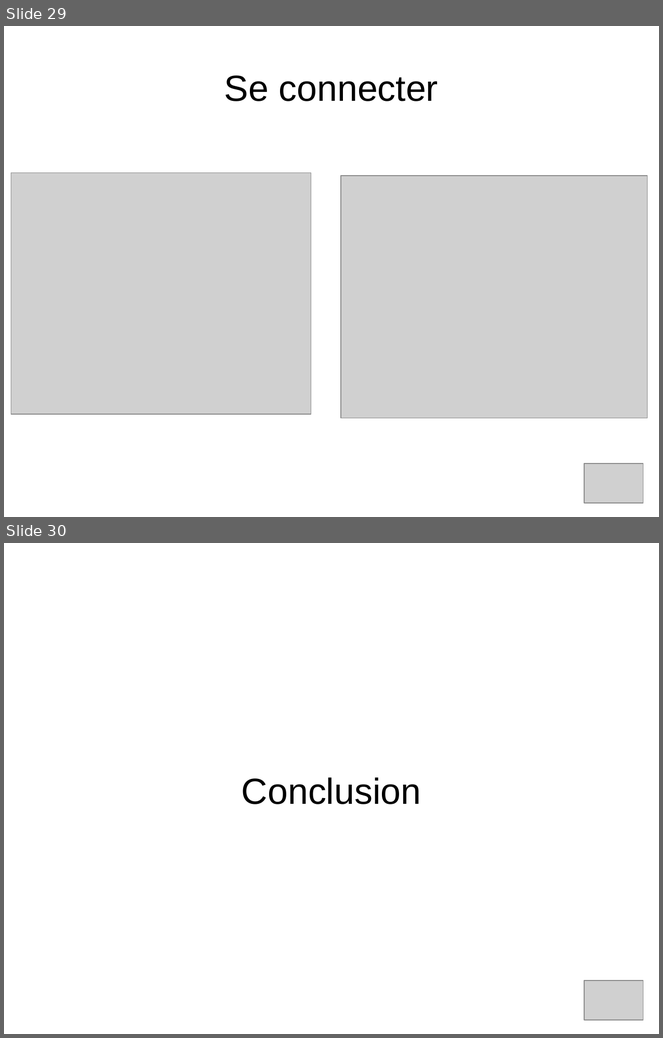
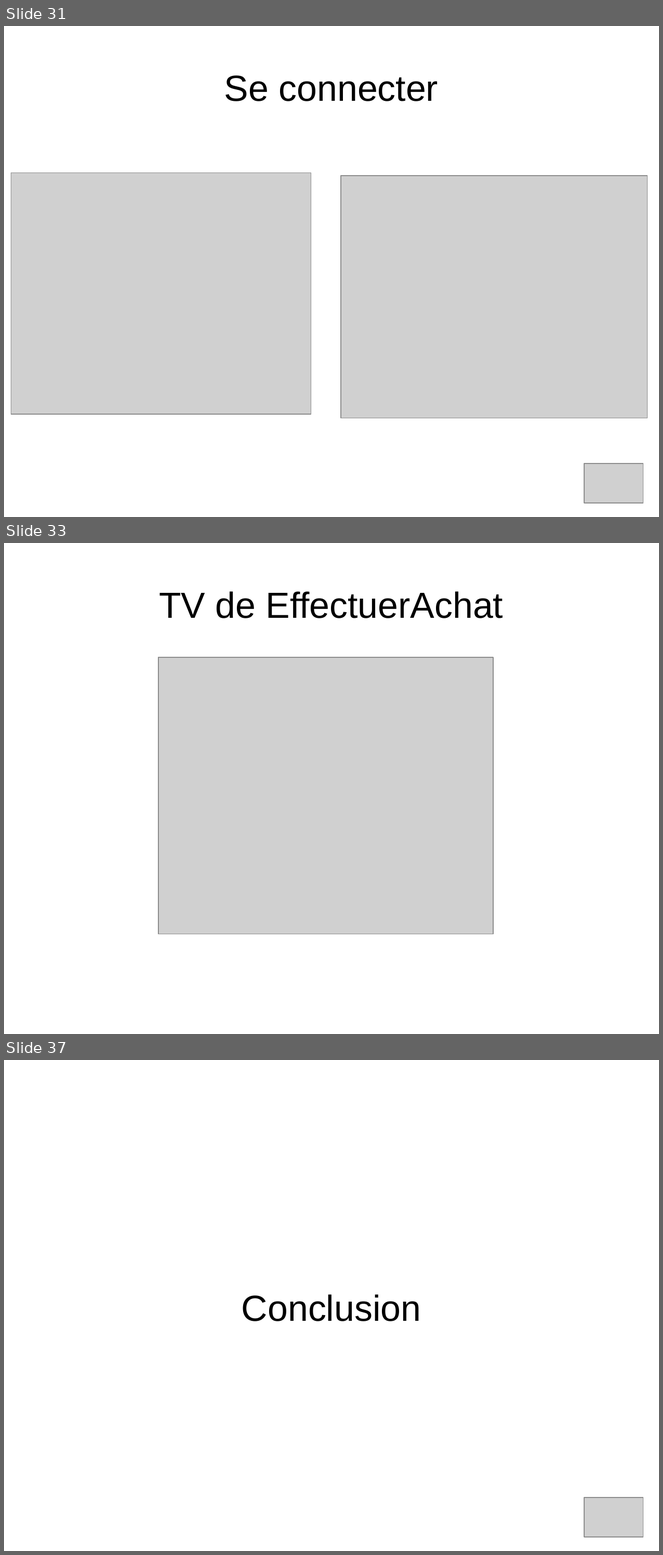
Before and after one commit to Shaolans/StoneHearth_SnowStorm, a slide deck: Presentation/presentation_IL.odp. Shown one above the other, each under a label of ours: slides 29 and 30 before the commit, slides 31, 33 and 37 after it; the slides between them are not shown. The pictures are 663x1038 and 663x1555 pixels, drawn with LibreOffice and Linux fonts; fonts in the diff are those of the drawing; grey boxes stand for pictures. Boxes give left, top, right and bottom in pixels: in the first picture for what was removed or moved away, otherwise in the second. Text is boxed around its words. In the diff, an @@ line names an element or a change of style, - is before the commit and + after.

```diff
--- a/Presentation/presentation_IL.odp
+++ b/Presentation/presentation_IL.odp
@@ slide 33 added at bbox=[4, 543, 659, 1034], background #FFFFFF @@
@@ title added at bbox=[159, 591, 503, 618], 44 pt, text #000000 @@
+TV de EffectuerAchat
@@ picture added at bbox=[158, 658, 494, 935] @@
@@ what was slide 29 is now slide 31 @@
@@ what was slide 30 is now slide 37 @@
```
Also in this commit, not shown: 3 slides changed, 6 other slides added.
